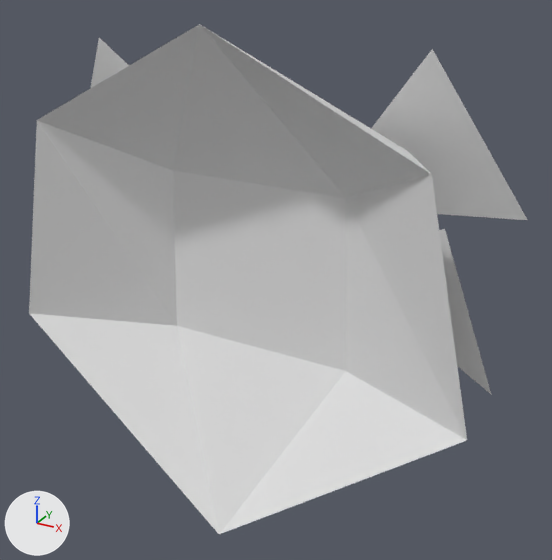
What one commit did to the OBJ model asset/face_happy.obj.
Before and after are seen from a 50 mm camera at (169.0, -248.0, 154.0) aimed at (0.0, 59.0, 0.0). The axes (+X, +Y, +Z) are drawn at lower left. The lights are the same throughout. Where no turn or scale is listed for an object, it has been applied to the vertices.

In view in the first picture: 'face_happy'.
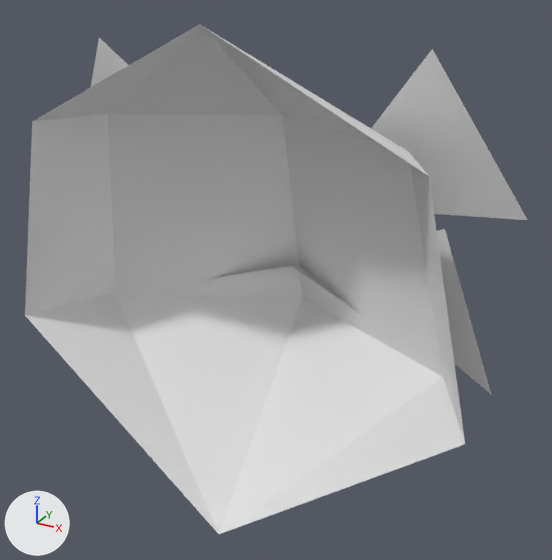
What differs and where, as boxes (x1, y1, x2, y2) in the pictures (552 x 560 px):
'face_happy', reshaped
    before: (29, 24, 527, 534)
    after: (25, 24, 527, 534)
part 1 of me_face_happy, cut back
    before: (29, 24, 467, 533)
    after: (25, 25, 465, 533)

What changed in the scene script:
```text
Change me_face_happy:
    used by ob_face_happy; location = (0.0, 0.0, 0.0)
    remove me_face_happy.from_pydata(...)  # 66 vertices, 96 faces; spans x -120.0..118.0, y 0.0..123.0, z -115.0..127.0
    add me_face_happy.from_pydata(...)  # 62 vertices, 82 faces; spans x -120.0..118.0, y 0.0..123.0, z -115.0..127.0
    me_face_happy part 1
    8 vertices are removed from x -115.0..115.0, y 3.0..39.0, z -28.0..81.0
    22 faces are deleted
    4 vertices are added at (-92.0, 0.0, 81.0), (92.0, 0.0, 81.0), (-115.0, 0.0, -21.0), (115.0, 0.0, -21.0)
    8 new faces join them
```
